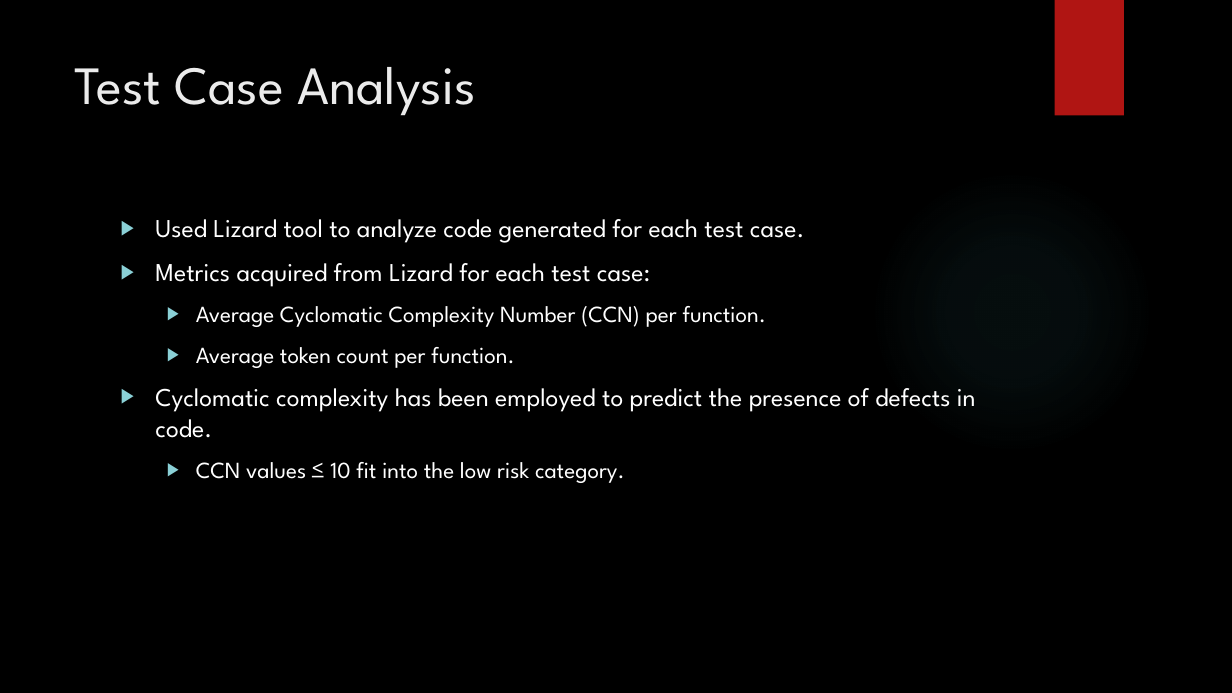
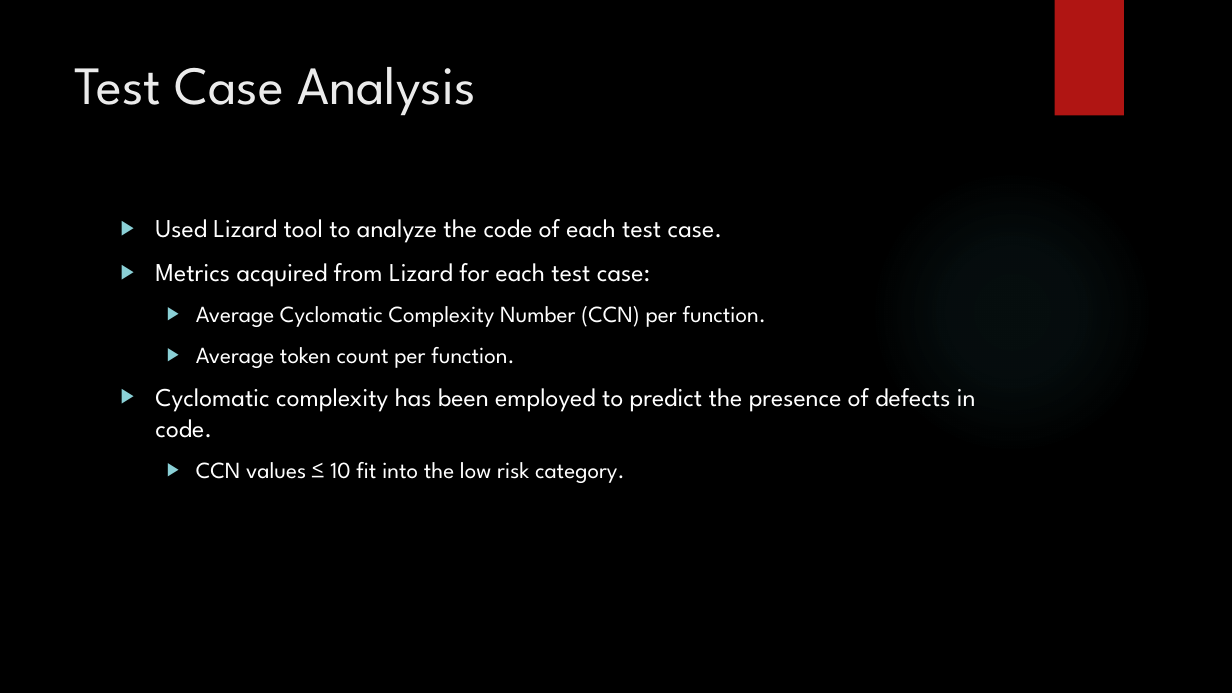
Before and after one commit to JasonGYoung/ProjectReport, a slide deck: slide 58 of DefensePresentation.pptx (slide 57 before the commit). Drawn at 1232x693 pixels with LibreOffice and Linux fonts; fonts in the diff are those of the drawing; background and template pictures are left out. Boxes give left, top, right and bottom in pixels: in the first picture for what was removed or moved away, otherwise in the second. Text is boxed around its words. In the diff, an @@ line names an element or a change of style, - is before the commit and + after.

```diff
--- a/DefensePresentation.pptx
+++ b/DefensePresentation.pptx
@@ text at (155,219,723,243): text changed @@
-▶ Used Lizard tool to analyze code generated for each test case.
+▶ Used Lizard tool to analyze the code of each test case.
```
Also in this commit, not shown: 12 other slides changed, 2 slides added, 2 slides removed.
